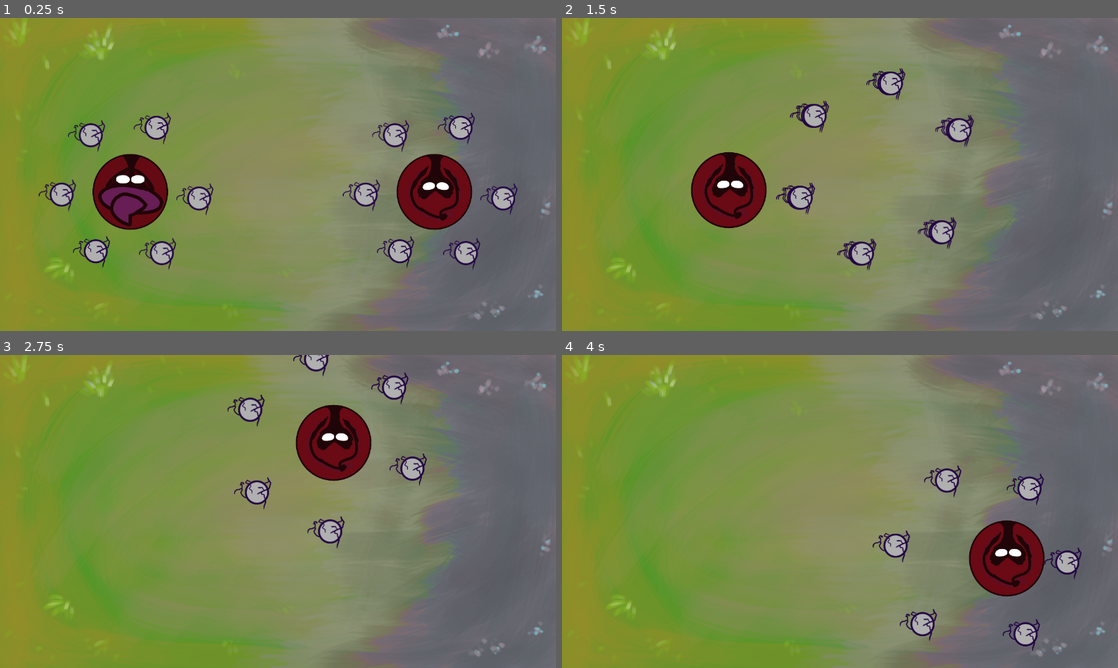
Above: before the commit, frames 1-4 (two rows, left to right).
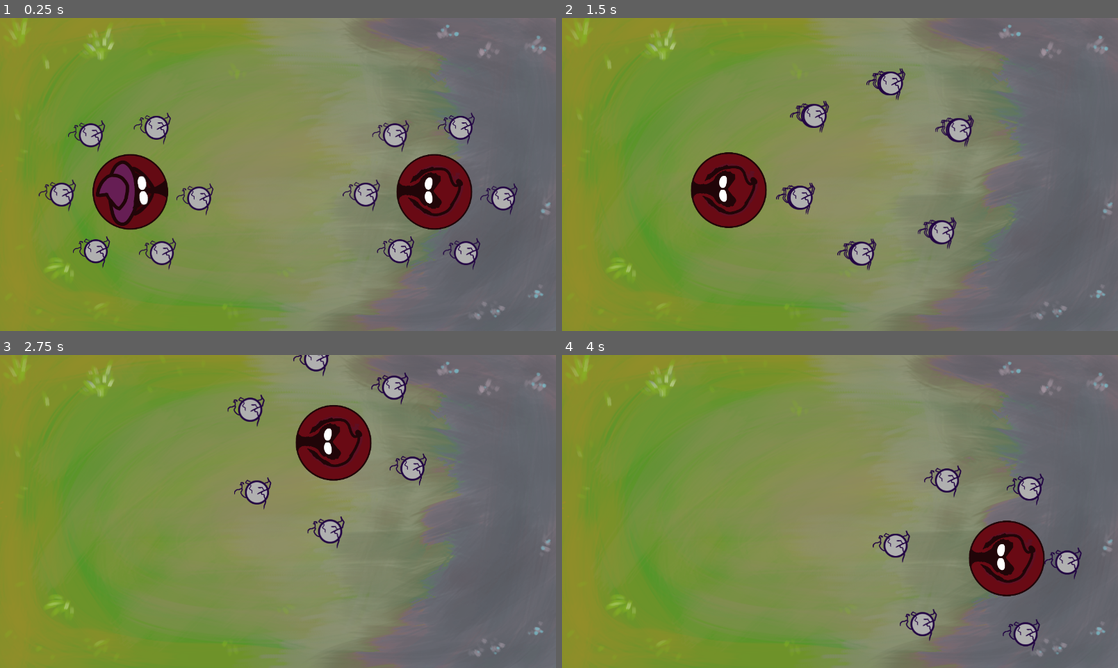
Above: after the commit, the same moments.

Repository: Erinaaaaaaa/Summoners-of-Buge
Game: Godot game, scene res://scenes/test_scene.tscn
Two runs of this game, one before a commit and one after it. Both use one fixed random seed, a clock stepped at 60 frames per second and the inputs below.
Inputs (mouse positions are in pixels of both pictures, inside the frame that each line leads up to):
- Up to frame 1 (0.25 s): no input
- Up to frame 2 (1.5 s): move the mouse to (962, 158) at 0.52 s; click (962, 158) at 0.67 s; move the mouse to (728, 190) at 1.27 s; click (728, 190) at 1.42 s
- Up to frame 3 (2.75 s): move the mouse to (333, 442) at 2.02 s; click (333, 442) at 2.17 s
- Up to frame 4 (4 s): move the mouse to (812, 574) at 2.77 s; click (812, 574) at 2.92 s; move the mouse to (1006, 558) at 3.52 s; click (1006, 558) at 3.67 s

The runs differ from the first frame. In frame 1, 2.0% of the frame differs, in the area x 16-85%, y 43-68%; in frame 2, 0.9%; in frame 3, 0.9%; in frame 4, 0.9%.

Commit message:
ready for addition of ai

Diff:
--- a/entities/wizard.gd
+++ b/entities/wizard.gd
@@ -20,6 +20,8 @@
 var my_boids = []
 var mana = max_mana
 
+var player_wizard : Wizard
+
 var mana_display_instances = []
 var animation_time = 0
 
@@ -31,13 +33,25 @@
 		#pool_area.add_to_group("red_pool_area")
 	#if team == Enums.Team.BLUE:
 		#pool_area.add_to_group("blue_pool_area")
+
 	if !isPlayer:
 		$Sprite.texture = hood_sprite
+		player_wizard = get_parent().get_node("Wizard") #HARDCODED PLAYER ASSIGNMENT
+	else:
+		player_wizard = self
+		pass
+
 	init_mana()
 	$SpawnTimer.start()
 
 # Called every frame. 'delta' is the elapsed time since the previous frame.
 func _process(delta):
+
+	if isPlayer:
+		control_player()
+	else:
+		ai_enemy()
+
 	render_mana()
 	pass
 
@@ -46,6 +60,14 @@
 	if event is InputEventMouseButton:
 		global_position= event.position
 		print("Mouse Click/Unclick at: ", event.position)
+
+func control_player():
+	look_at(get_viewport().get_mouse_position())
+	pass
+
+func ai_enemy():
+	look_at(player_wizard.global_position)
+	pass
 
 func create_boid():
 	if my_boids.size() >= 50:
@@ -96,8 +118,6 @@
 		else:
 			mana_display_instances[m].visible = false
 			mana_display_instances[m].position = global_position
-
-
 	return
 
 func circle_around(pivot:Vector2, distance:float, offset:float) -> Vector2:
--- a/entities/wizard.tscn
+++ b/entities/wizard.tscn
@@ -14,6 +14,7 @@
 mana_scene = ExtResource("2_tvx63")
 
 [node name="Sprite" type="Sprite2D" parent="."]
+rotation = 1.5708
 scale = Vector2(0.5, 0.5)
 texture = ExtResource("2_4ornj")
 
